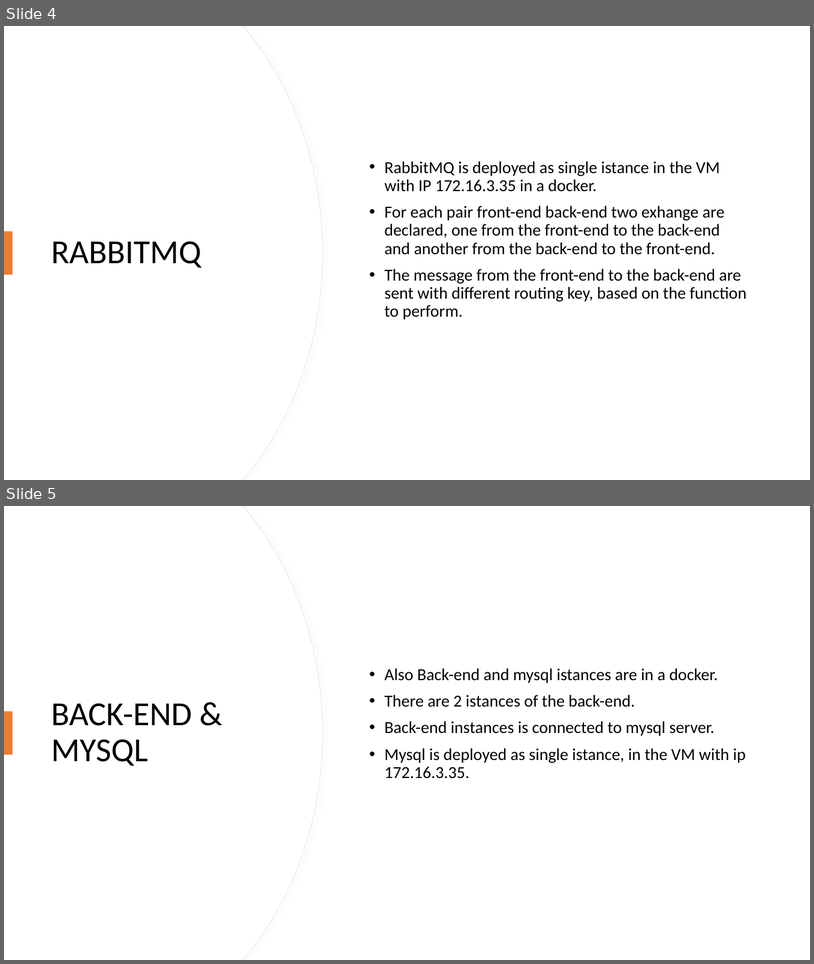
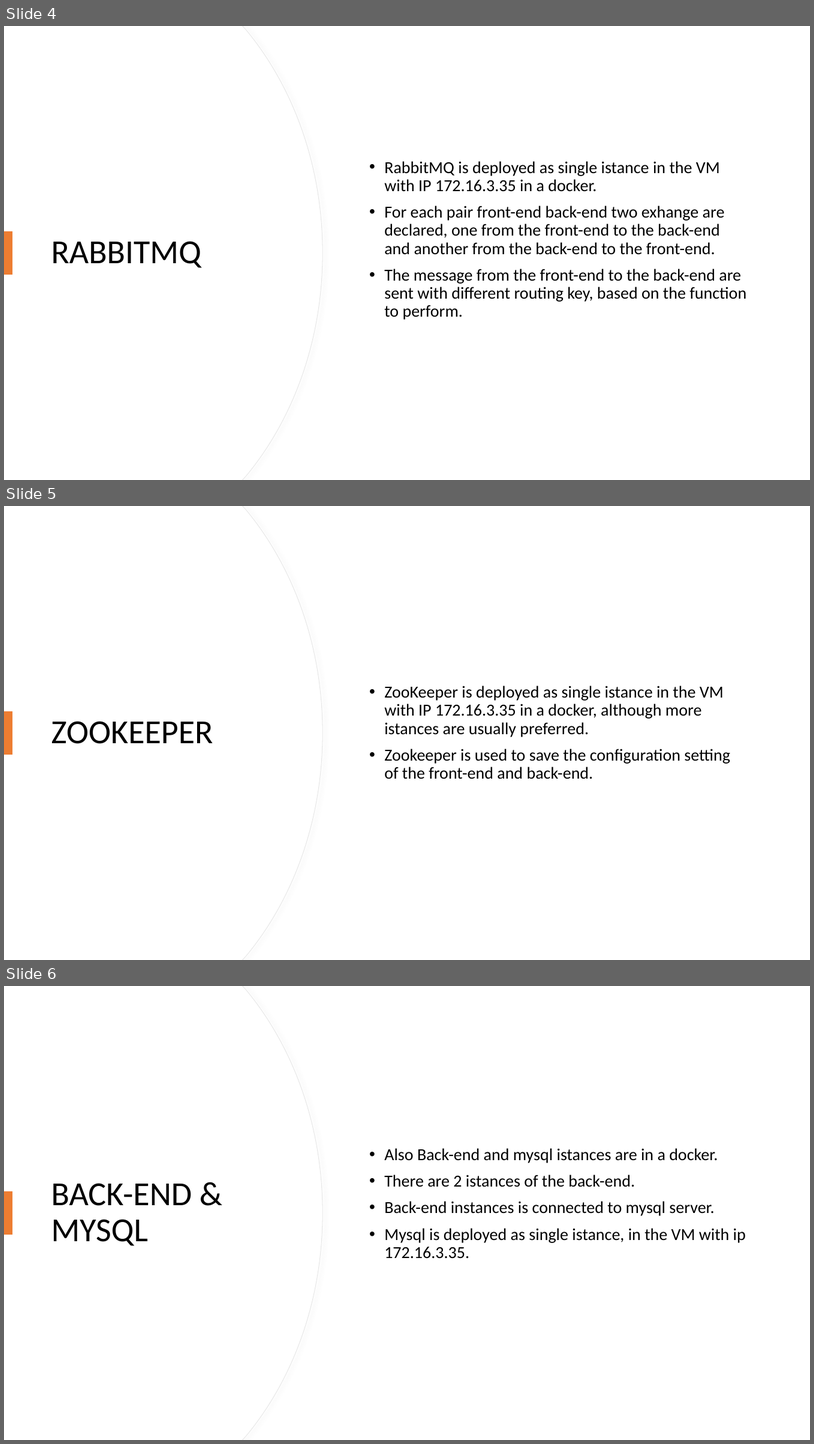
Before and after one commit to unipi-fr/CloudProgramming, a slide deck: Presentazione/CCPresentation.pptx. Shown one above the other, each under a label of ours: slides 4 and 5 before the commit, slides 4, 5 and 6 after it. The pictures are 814x964 and 814x1444 pixels, drawn with LibreOffice and Linux fonts; fonts in the diff are those of the drawing. Boxes give left, top, right and bottom in pixels: in the first picture for what was removed or moved away, otherwise in the second. Text is boxed around its words. In the diff, an @@ line names an element or a change of style, - is before the commit and + after.

```diff
--- a/Presentazione/CCPresentation.pptx
+++ b/Presentazione/CCPresentation.pptx
@@ slide 5 added at (4,506,810,960), background #FFFFFF @@
@@ freeform shape added at (4,506,323,960), fill #FFFFFF, outline #E6E6E6 0.75 pt @@
@@ freeform shape added at (4,506,322,960), fill #FFFFFF @@
@@ text added at (384,685,731,779), 20 pt, text #000000 @@
+• ZooKeeper is deployed as single istance in the VM with IP 172.16.3.35 in a docker, although more istances are usually preferred.
+• Zookeeper is used to save the configuration setting of the front-end and back-end.
@@ rectangle added at (4,711,12,754), fill #ED7D31 @@
@@ title added at (51,721,213,744), 40 pt, text #000000 @@
+ZOOKEEPER
@@ what was slide 5 is now slide 6 @@
```
Also in this commit, not shown: 1 slide changed, 2 other files.
